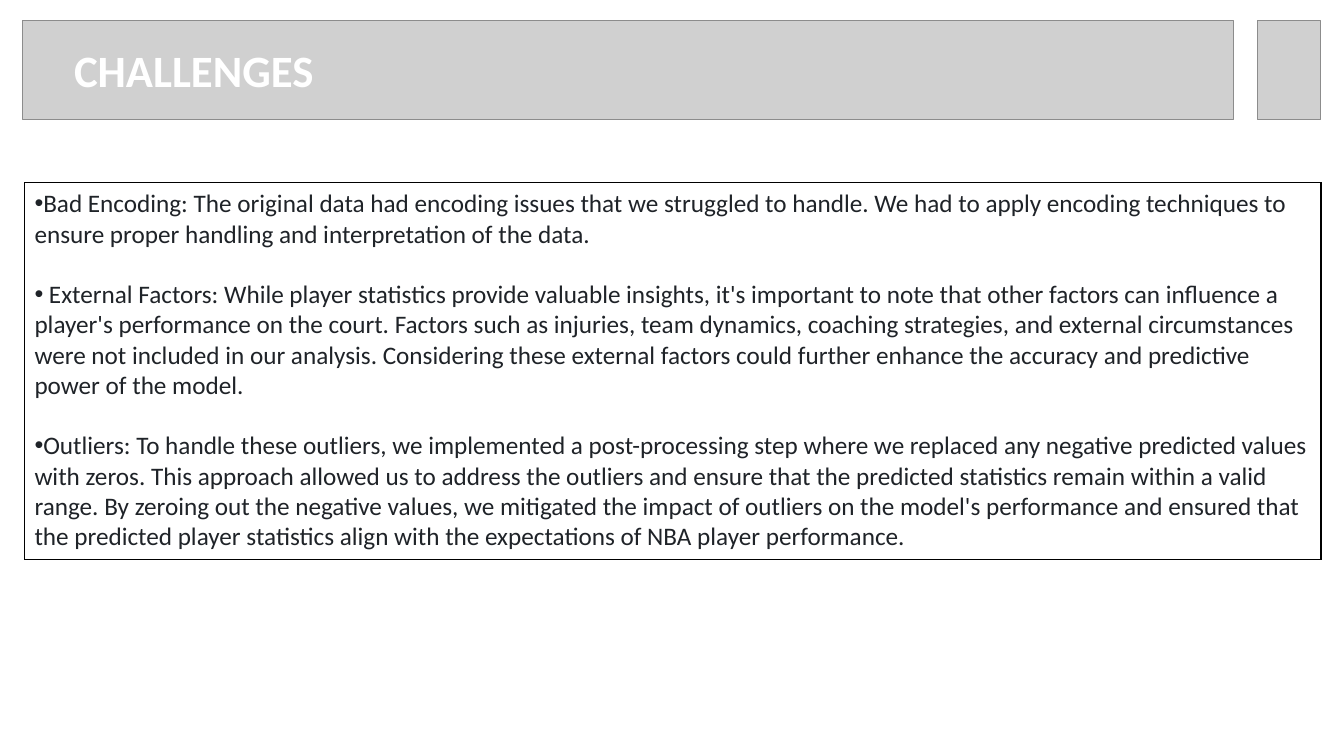
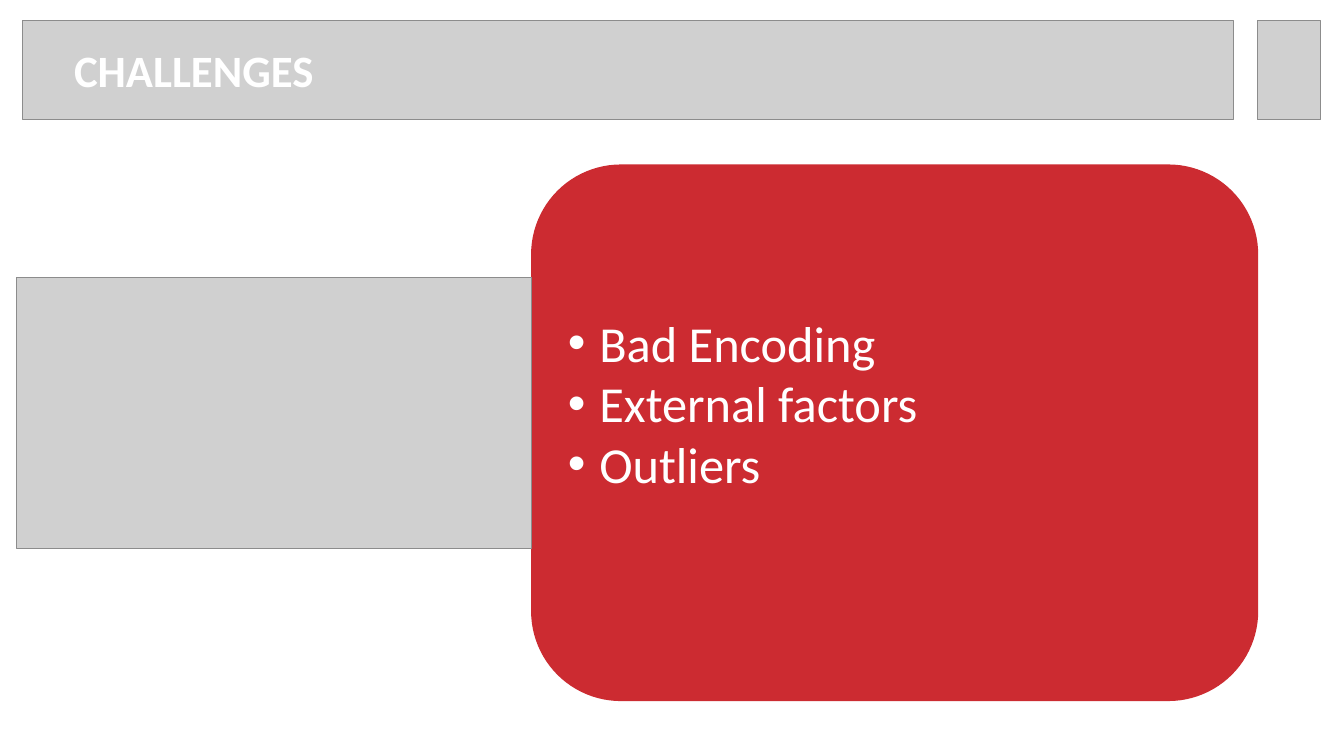
Before and after one commit to rmertoztop/project_4, a slide deck: slide 11 of Resources/NBA Project PPT.pptx (slide 9 before the commit). Drawn at 1344x756 pixels with LibreOffice and Linux fonts; fonts in the diff are those of the drawing; grey boxes stand for pictures. Boxes give left, top, right and bottom in pixels: in the first picture for what was removed or moved away, otherwise in the second. Text is boxed around its words. In the diff, an @@ line names an element or a change of style, - is before the commit and + after.

```diff
--- a/Resources/NBA Project PPT.pptx
+++ b/Resources/NBA Project PPT.pptx
@@ rounded rectangle added at box(532, 165, 1258, 701), fill #CC2B31, outline #CC2B31 1 pt, 36 pt, text #FFFFFF @@
+• Bad Encoding
+• External factors
+• Outliers
@@ rectangle removed at box(24, 182, 1321, 560) @@
-• Bad Encoding: The original data had encoding issues that we struggled to handle. We had to apply encoding techniques to ensure proper handling and interpretation of the data.
-• External Factors: While player statistics provide valuable insights, it's important to note that other factors can influence a player's performance on the court. Factors such as injuries, team dynamics, coaching strategies, and external circumstances were not included in our analysis. Considering these external factors could further enhance the accuracy and predictive power of the model.
-• Outliers: To handle these outliers, we implemented a post-processing step where we replaced any negative predicted values with zeros. This approach allowed us to address the outliers and ensure that the predicted statistics remain within a valid range. By zeroing out the negative values, we mitigated the impact of outliers on the model's performance and ensured that the predicted player statistics align with the expectations of NBA player performance.
@@ picture added at box(16, 277, 531, 548) @@
```
Also in this commit, not shown: 4 other slides changed, 6 slides added, 5 slides removed, 2 other files.
